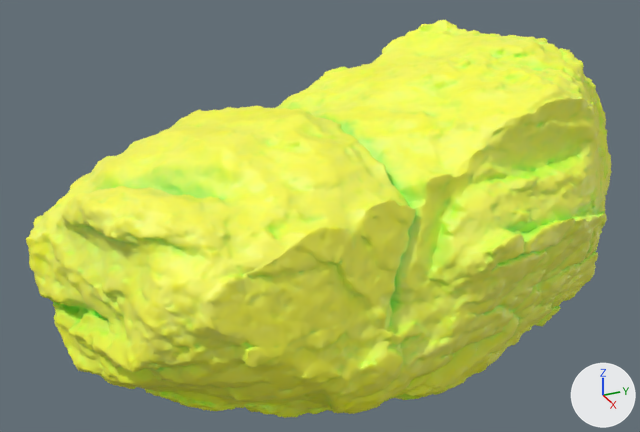
Two versions of the glTF model godot/world/rocks/scan_04.glb, one commit apart.
The view is the same before and after, from a camera (50 mm lens) standing at (2.219, -1.123, 1.159) and looking at (-0.056, -0.1, 0.022). The lights are fixed; the arrows at lower right show +X, +Y and +Z. The picture after the commit comes second. Vertices at exactly the same position are counted once.

Script lines for the objects in view, before the commit:
```python
me_mesh_0 = bpy.data.meshes.new('Mesh_0')
me_mesh_0.from_pydata(...)  # 54559 vertices, 109114 faces; spans x -0.53..0.53, y -0.95..0.95, z -0.51..0.51
me_mesh_0.materials.append(mat_defaultmaterial)
ob_mesh_0 = bpy.data.objects.new('Mesh_0', me_mesh_0)
ob_mesh_0.location = (0.0, 0.0, 0.0)
```
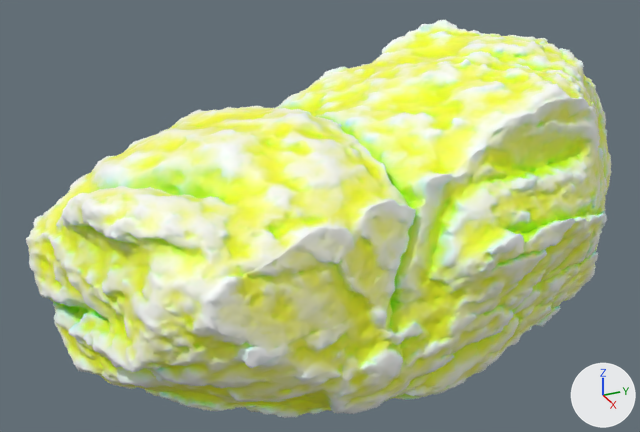
Pixel boxes [x1, y1, x2, y2] of what changed, in the pictures (640 x 432 px):
part 1 of me_mesh_0, recoloured: [35, 29, 609, 413] in both
part 2 of me_mesh_0, recoloured (yellow to white): [26, 20, 611, 418] in both
part 3 of me_mesh_0, recoloured: [28, 25, 611, 416] in both
part 4 of me_mesh_0, recoloured: [39, 29, 606, 412] in both

The edits, one by one:
me_mesh_0 has 54559 vertices, 109114 faces and spans x -0.53..0.53, y -0.95..0.95, z -0.51..0.51.
me_mesh_0 is used by ob_mesh_0; location (0.0, 0.0, 0.0).
me_mesh_0 part 1: 36847 faces centred in x -0.52..0.52, y -0.93..0.94, z -0.5..0.5 are repainted in the vertex colours; the middle colour goes from yellow #f6ff51 to yellow #f6ff6a.
me_mesh_0 part 2: 23423 faces centred in x -0.53..0.53, y -0.95..0.95, z -0.51..0.51 are repainted in the vertex colours; the middle colour goes from yellow #faff51 to white #faffeb.
me_mesh_0 part 3: 33039 faces centred in x -0.52..0.52, y -0.94..0.94, z -0.51..0.5 are repainted in the vertex colours; the middle colour goes from yellow #f6ff50 to yellow #f6ffba.
me_mesh_0 part 4: 15804 faces centred in x -0.5..0.52, y -0.92..0.94, z -0.5..0.5 are repainted in the vertex colours; the middle colour goes from green #d8ff57 to green #d8ff43.
